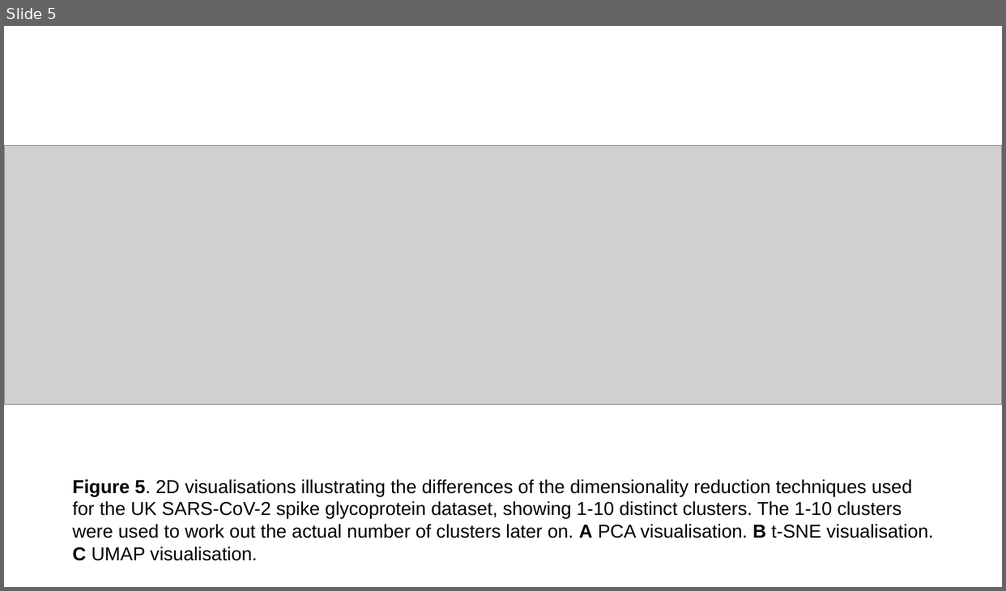
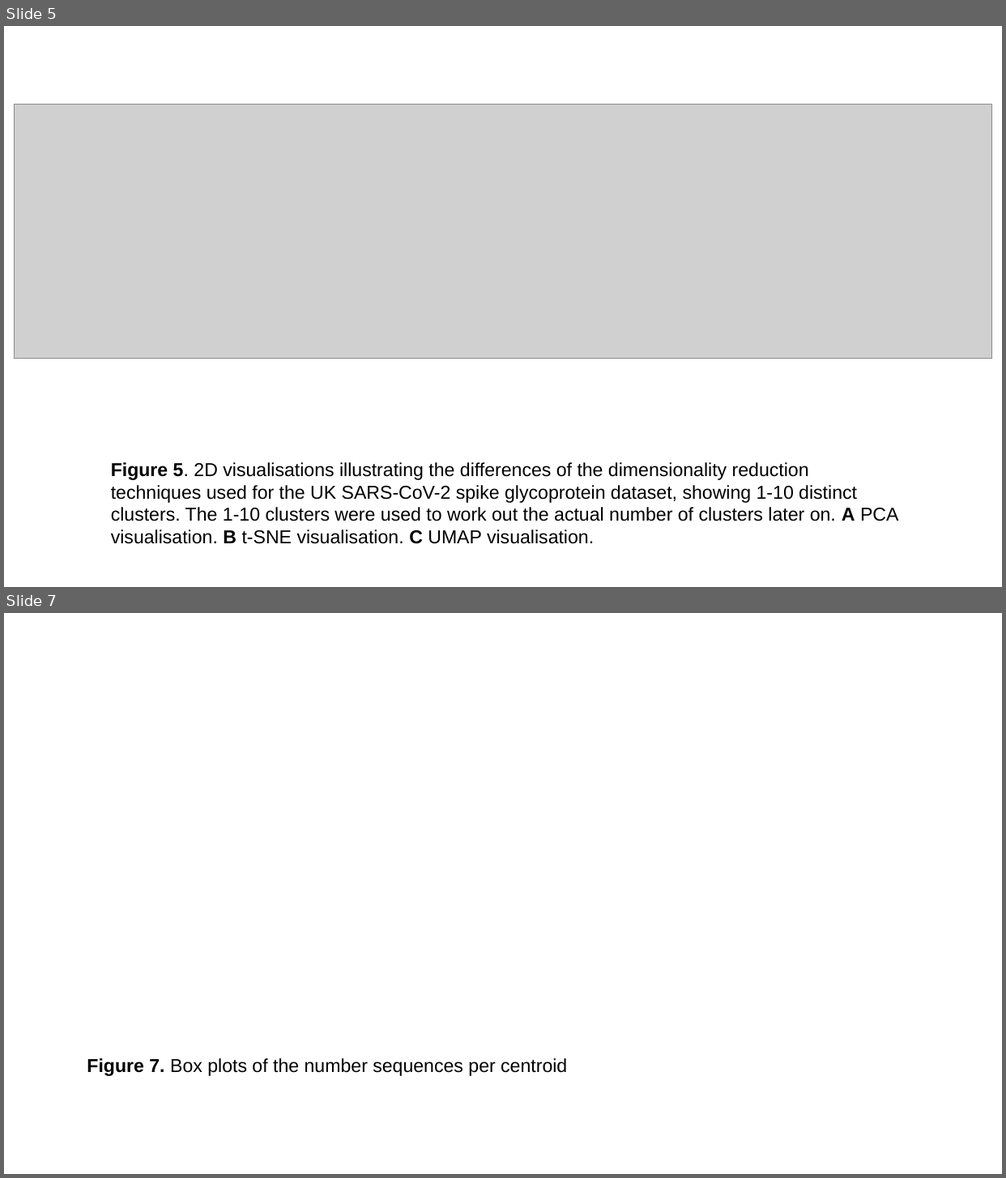
Before and after one commit to sha524/Spike_protein, a slide deck: Plots and Figures/Real plots and figures/Completed figures with captions.pptx. Shown one above the other, each under a label of ours: slide 5 before the commit, slides 5 and 7 after it; the slides between them are not shown. The pictures are 1006x591 and 1006x1178 pixels, drawn with LibreOffice and Linux fonts; fonts in the diff are those of the drawing; grey boxes stand for pictures. Boxes give left, top, right and bottom in pixels: in the first picture for what was removed or moved away, otherwise in the second. Text is boxed around its words. In the diff, an @@ line names an element or a change of style, - is before the commit and + after.

Commit message:
Planning report and figures

```diff
--- a/Plots and Figures/Real plots and figures/Completed figures with captions.pptx
+++ b/Plots and Figures/Real plots and figures/Completed figures with captions.pptx
@@ slide 7 added at box(4, 613, 1002, 1174), background #FFFFFF @@
@@ text added at box(87, 1059, 567, 1076), 18 pt, text #000000 @@
+Figure 7. Box plots of the number sequences per centroid
@@ slide 5 changed as well @@
@@ picture: place and size @@
-picture at box(4, 145, 1002, 405)
+picture at box(15, 104, 992, 358)
@@ text "Figure 5. 2D visualisations illustrating ..." rewrapped from box(73, 480, 933, 561) to box(111, 463, 898, 544) @@
```
Also in this commit, not shown: 4 other slides changed, 3 other slides added, 1 slide removed, 1 other file.
